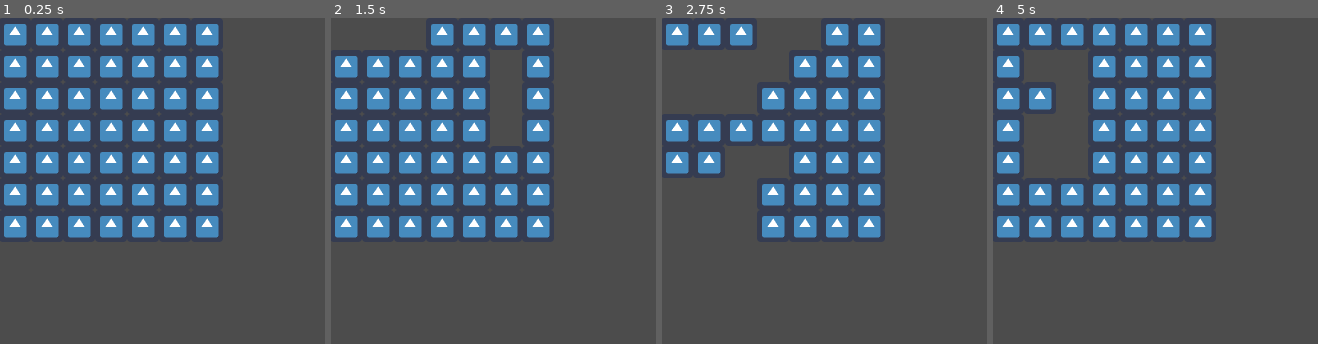
Above: before the commit, frames 1-4 (left to right).
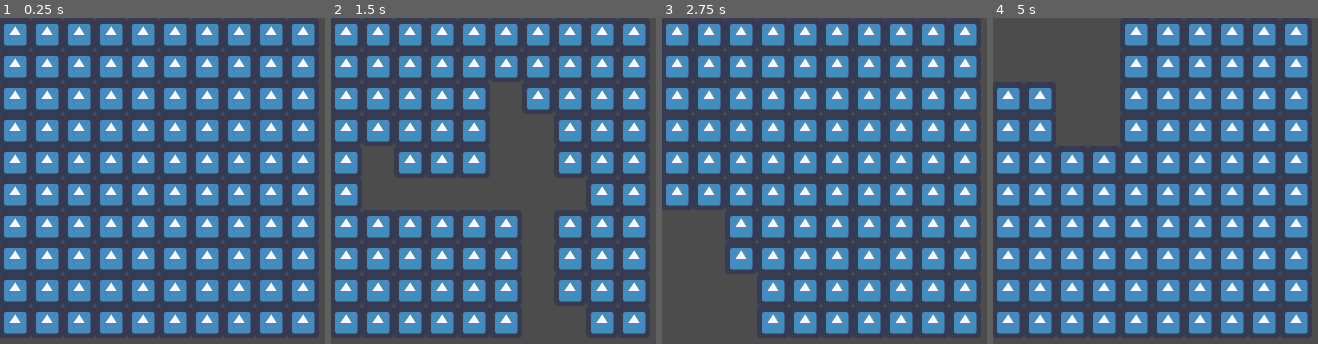
Above: after the commit, the same moments.

Repository: EvilYep/godot-rogue-like-tutorial
Game: Godot game, scene res://Scenes/DungeonGenerator/DungeonGenerator.tscn
Two runs of this game, one before a commit and one after it. Both use one fixed random seed, a clock stepped at 60 frames per second and the inputs below. This scene is started directly instead of the project's main scene. The engine's default icon, where the game draws it, is replaced by a stand-in: a white triangle on a blue panel in a dark square.
Inputs:
- Up to frame 1 (0.25 s): no input
- Up to frame 2 (1.5 s): tap Enter (ui_accept) at 0.5, 0.77 s; hold Right (ui_right) 0.53-1.28 s; hold Ctrl (block) 0.53-1.28 s; hold Down (ui_down) from 1.28 s (still down); tap Ctrl (block) at 1.35 s
- Up to frame 3 (2.75 s): tap Enter (ui_accept) at 1.52 s; release Down (ui_down) at 2.03 s; hold Right (ui_right) from 2.03 s (still down); hold Ctrl (block) from 2.03 s (still down)
- Up to frame 4 (5 s): release Right (ui_right) at 2.78 s; release Ctrl (block) at 2.78 s; hold Up (ui_up) 2.78-3.53 s; tap Ctrl (block) at 2.85, 4.35 s; tap Enter (ui_accept) at 3.02, 3.77, 4.52 s; hold Ctrl (block) 3.53-4.28 s; hold Left (ui_left) from 3.53 s (still down)

The runs differ from the first frame. In frame 1, 24% of the frame differs, in the area x 1-97%, y 1-97%; in frame 2, 29%; in frame 3, 27%; in frame 4, 29%.

Commit message:
Sub-Walkers :zombie: :zombie:

Diff:
--- a/Scenes/DungeonGenerator/DungeonGenerator.gd
+++ b/Scenes/DungeonGenerator/DungeonGenerator.gd
@@ -7,7 +7,7 @@
 	WALL
 }
 
-export var grid_size := Vector2(7, 7)
+export var grid_size := Vector2(10, 10)
 var grid : Array = []
 
 var walker_array : Array = []
@@ -37,7 +37,7 @@
 		for walker in walker_array:
 			var accessible_cells = get_accessible_cells(walker.cell)
 			walker.step(accessible_cells)
-			yield(get_tree().create_timer(0.2), "timeout")
+			yield(get_tree().create_timer(0.02), "timeout")
 			_update_grid_display()
 
 	print("Generation finished")
@@ -61,14 +61,18 @@
 
 			$TileMap.set_cell(i, j, cell_type - 1)
 
-func _place_walker() -> void:
-	var rand_cell = Vector2(randi() % int(grid_size.x), randi() % int(grid_size.y))
-	var walker = Walker.new(rand_cell, 9)
+func _place_walker(cell := Vector2.INF, max_nb_steps: int = 9, nb_sub_walkers: int = 2) -> void:
+	if cell == Vector2.INF:
+		cell = Vector2(randi() % int(grid_size.x), randi() % int(grid_size.y))
+
+	var walker = Walker.new(cell, max_nb_steps, nb_sub_walkers)
 	walker_array.append(walker)
 	add_child(walker)
 
 	var __ = walker.connect("moved", self, "_on_walker_moved")
 	__ = walker.connect("arrived", self, "_on_walker_arrived", [walker])
+	__ = walker.connect("sub_walker_creation", self, "_on_walker_sub_walker_creation")
+
 
 func get_accessible_cells(cell: Vector2) -> Array:
 	var adjacent_cells = Utils.get_adjacent_cells(cell)
@@ -98,3 +102,6 @@
 func _on_walker_arrived(walker: Walker) -> void:
 	walker_array.erase(walker)
 	walker.queue_free()
+
+func _on_walker_sub_walker_creation(cell: Vector2, max_nb_steps: int, nb_sub_walkers: int) -> void:
+	_place_walker(cell, max_nb_steps, nb_sub_walkers)
--- a/Scenes/DungeonGenerator/Walker.gd
+++ b/Scenes/DungeonGenerator/Walker.gd
@@ -7,8 +7,11 @@
 
 var cell = Vector2.INF setget set_cell
 
+var sub_walkers_steps : Array = []
+
 signal moved(cell)
 signal arrived
+signal sub_walker_creation(cell, max_nb_steps, nb_sub_walkers)
 
 #### ACCESSORS ####
 
@@ -22,9 +25,11 @@
 
 #### BUILT-IN ####
 
-func _init(_cell: Vector2, _max_steps: int) -> void:
+func _init(_cell: Vector2, _max_steps: int, nb_sub_walkers: int) -> void:
 	cell = _cell
 	max_steps = _max_steps
+
+	choose_sub_walkers_steps(nb_sub_walkers)
 
 func _ready() -> void:
 	pass
@@ -43,6 +48,10 @@
 
 	set_cell(new_cell)
 
+	if nb_steps in sub_walkers_steps:
+		sub_walkers_steps.erase(nb_steps)
+		emit_signal("sub_walker_creation", cell, 4, 0)
+
 	if nb_steps >= max_steps:
 		emit_signal("arrived")
 
@@ -50,6 +59,16 @@
 	var rand_id = randi() % accessible_cells.size()
 	return accessible_cells[rand_id]
 
+func choose_sub_walkers_steps(nb_walkers: int) -> void:
+	var steps_array = range(max_steps)
+	steps_array.shuffle()
+	for _i in range(nb_walkers):
+		if steps_array.empty():
+			break
+
+		var step = steps_array.pop_front()
+		sub_walkers_steps.append(step)
+
 #### INPUTS ####
 
 #### SIGNAL RESPONSES ####
